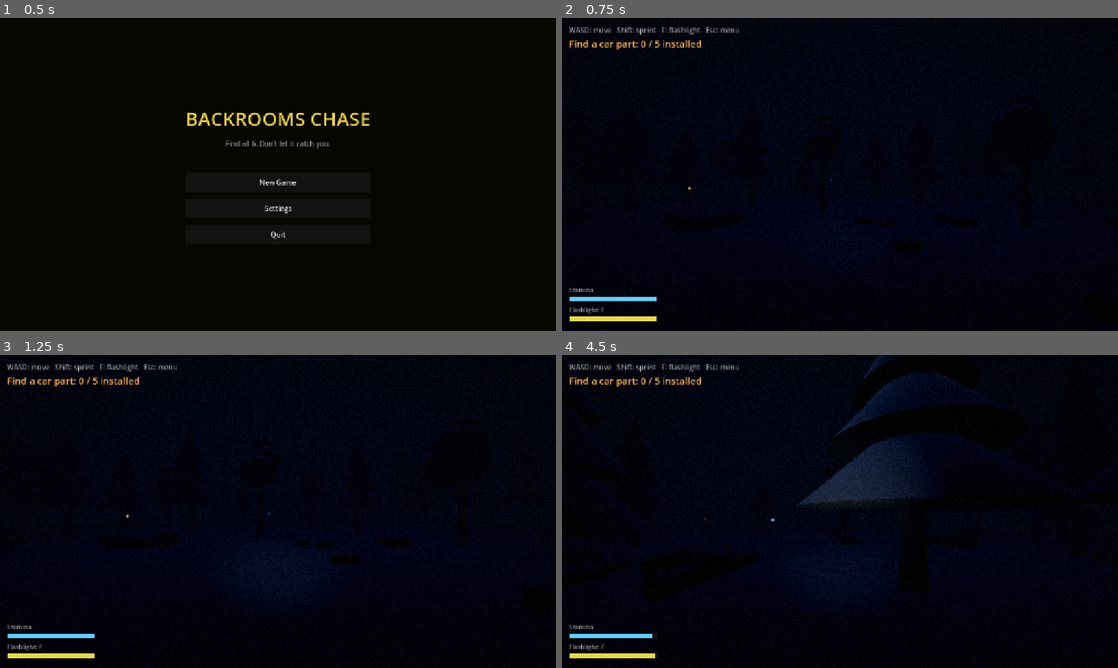
Above: before the commit, frames 1-4 (two rows, left to right).
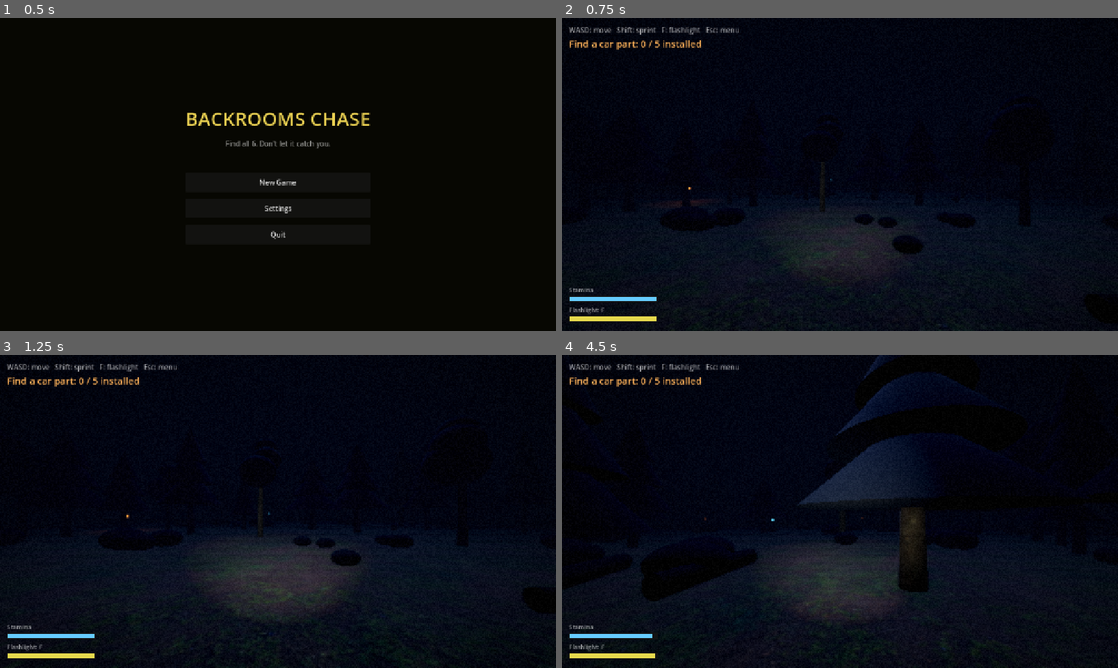
Above: after the commit, the same moments.

Repository: moorejasper060-oss/backrooms-chase
Game: Godot game, scene res://menu.tscn
Same seed, same stepped clock (60 frames per second), same inputs: the game is played once before the commit and once after it.
Inputs (mouse positions are in pixels of both pictures, inside the frame that each line leads up to):
- Up to frame 1 (0.5 s): no input
- Up to frame 2 (0.75 s): click "New Game" at 0.5 s
- Up to frame 3 (1.25 s): no input
- Up to frame 4 (4.5 s): tap Enter (ui_accept) at 1.25, 1.52, 2.27, 3.77 s; move the mouse to (867, 511) at 1.27 s; hold F (flashlight) 1.28-2.03 s; hold W (move_forward) from 1.28 s (still down); move the mouse to (812, 511) at 2.02 s; tap E (interact) at 2.1 s; move the mouse to (851, 505) at 2.77 s; hold Shift (sprint) 2.78-3.53 s; move the mouse to (834, 517) at 3.52 s; tap R at 3.6 s; move the mouse to (878, 514) at 4.27 s; hold F (flashlight) from 4.28 s (still down)

Frame 1 is identical in both runs. In frame 2, 3.3% of the frame differs, in the area x 18-76%, y 58-100%; in frame 3, 5.9%, in the area x 20-82%, y 51-100%; in frame 4, 5.4%.

Commit message:
Graphics: real CC0 PBR textures on ground, trunks, cabin
Replace flat primitive colors with real Poly Haven (CC0) PBR texture sets,
triplanar world-mapped via _pbr_material/_load_tex (same approach as the
Backrooms level):
- forest-floor (brown_mud_leaves_01) on the ground
- bark (bark_brown_01) on every tree trunk
- wood planks (brown_planks_03) on the cabin

Big step away from the "block game" look on surfaces. Tree foliage stays
shaded primitives (real tree models are 100s of MB, not viable at 300x).
~48 FPS (fullscreen) — textures are near-free; volumetric fog is still the cost.

Co-Authored-By: Claude Opus 4.8 (1M context) <noreply@anthropic.com>

Diff:
--- a/world_forest.gd
+++ b/world_forest.gd
@@ -78,7 +78,9 @@
 var _spawn_cell := Vector2i(5, 5)
 
 var _rng := RandomNumberGenerator.new()
-var _ground_mat: StandardMaterial3D
+var _mat_ground: StandardMaterial3D
+var _mat_bark: StandardMaterial3D
+var _mat_cabin: StandardMaterial3D
 
 func _ready() -> void:
 	if forest_seed != 0:
@@ -86,6 +88,7 @@
 	else:
 		_rng.randomize()
 	_setup_environment()
+	_make_materials()
 	_make_ground()
 	_scatter_trees()
 	_scatter_decoration()   # bushes + logs (visual only, after trees)
@@ -153,13 +156,45 @@
 	moon.directional_shadow_max_distance = 45.0   # fog hides the far field; keeps shadow cost down with many trees
 	add_child(moon)
 
+## Real CC0 PBR textures (Poly Haven), triplanar world-mapped so they tile over
+## any surface. Loaded at runtime from textures/ via Image.load (no import step).
+func _make_materials() -> void:
+	_mat_ground = _pbr_material("res://textures/forestfloor_", Vector3(0.16, 0.16, 0.16))
+	_mat_ground.albedo_color = Color(0.72, 0.74, 0.7)    # gentle knock-down for night
+	_mat_bark = _pbr_material("res://textures/bark_", Vector3(0.5, 0.5, 0.5))
+	_mat_bark.albedo_color = Color(0.7, 0.7, 0.68)
+	_mat_cabin = _pbr_material("res://textures/cabin_", Vector3(0.45, 0.45, 0.45))
+	_mat_cabin.albedo_color = Color(0.6, 0.58, 0.55)
+
+func _pbr_material(prefix: String, uv_scale: Vector3) -> StandardMaterial3D:
+	var m := StandardMaterial3D.new()
+	var albedo := _load_tex(prefix + "color.jpg")
+	if albedo:
+		m.albedo_texture = albedo
+	var nrm := _load_tex(prefix + "normal.jpg")
+	if nrm:
+		m.normal_enabled = true
+		m.normal_texture = nrm
+		m.normal_scale = 1.2
+	var rgh := _load_tex(prefix + "rough.jpg")
+	if rgh:
+		m.roughness_texture = rgh
+	m.uv1_triplanar = true
+	m.uv1_world_triplanar = true
+	m.uv1_scale = uv_scale
+	return m
+
+func _load_tex(path: String) -> ImageTexture:
+	var img := Image.new()
+	if img.load(ProjectSettings.globalize_path(path)) != OK:
+		return null
+	img.generate_mipmaps()
+	return ImageTexture.create_from_image(img)
+
 func _make_ground() -> void:
 	var w := cols * cell_size
 	var d := rows * cell_size
-	_ground_mat = StandardMaterial3D.new()
-	_ground_mat.albedo_color = Color(0.07, 0.075, 0.06)       # damp dark earth (M1: CC0 texture)
-	_ground_mat.roughness = 1.0
-	_add_box(Vector3(w + 20.0, 0.4, d + 20.0), Vector3(w * 0.5, -0.2, d * 0.5), _ground_mat)
+	_add_box(Vector3(w + 20.0, 0.4, d + 20.0), Vector3(w * 0.5, -0.2, d * 0.5), _mat_ground)
 
 # --- Forest generation ------------------------------------------------------
 
@@ -167,9 +202,7 @@
 ## the woods, then sparse interior trees. Each blocks its grid cell so the
 ## monster pathfinds around the trunks; the player/monster physically collide.
 func _scatter_trees() -> void:
-	var trunk_mat := StandardMaterial3D.new()
-	trunk_mat.albedo_color = Color(0.05, 0.04, 0.035)
-	trunk_mat.roughness = 1.0
+	var trunk_mat: Material = _mat_bark   # real bark PBR
 	var pine_mat := StandardMaterial3D.new()
 	pine_mat.albedo_color = Color(0.03, 0.05, 0.038)    # near-black pine
 	pine_mat.roughness = 1.0
@@ -310,9 +343,7 @@
 	var cabin_pos := spawn_world + outward * 5.5
 	cabin_pos.y = 0.0
 
-	var wood := StandardMaterial3D.new()
-	wood.albedo_color = Color(0.10, 0.08, 0.06)
-	wood.roughness = 1.0
+	var wood: Material = _mat_cabin   # real wood-plank PBR
 	var roof_mat := StandardMaterial3D.new()
 	roof_mat.albedo_color = Color(0.05, 0.045, 0.045)
 	roof_mat.roughness = 1.0
Binary file added: textures/bark_color.jpg
Binary file added: textures/cabin_color.jpg
Binary file added: textures/cabin_normal.jpg
Binary file added: textures/cabin_rough.jpg
Binary file added: textures/forestfloor_color.jpg
Binary file added: textures/forestfloor_normal.jpg
Binary file added: textures/forestfloor_rough.jpg
